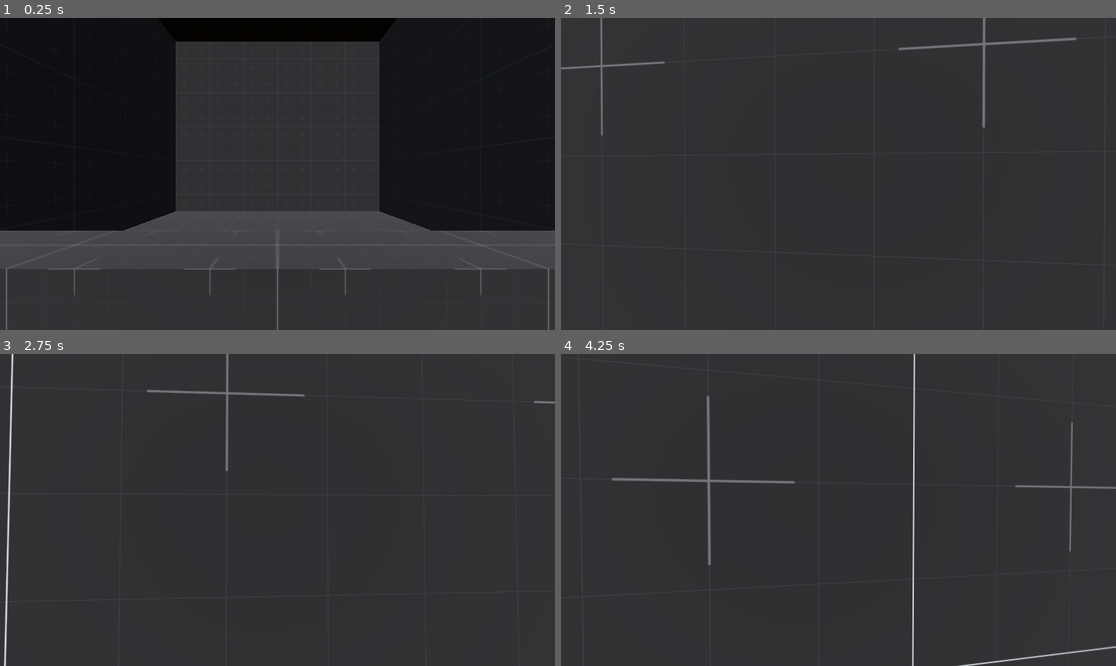
Above: before the commit, frames 1-4 (two rows, left to right).
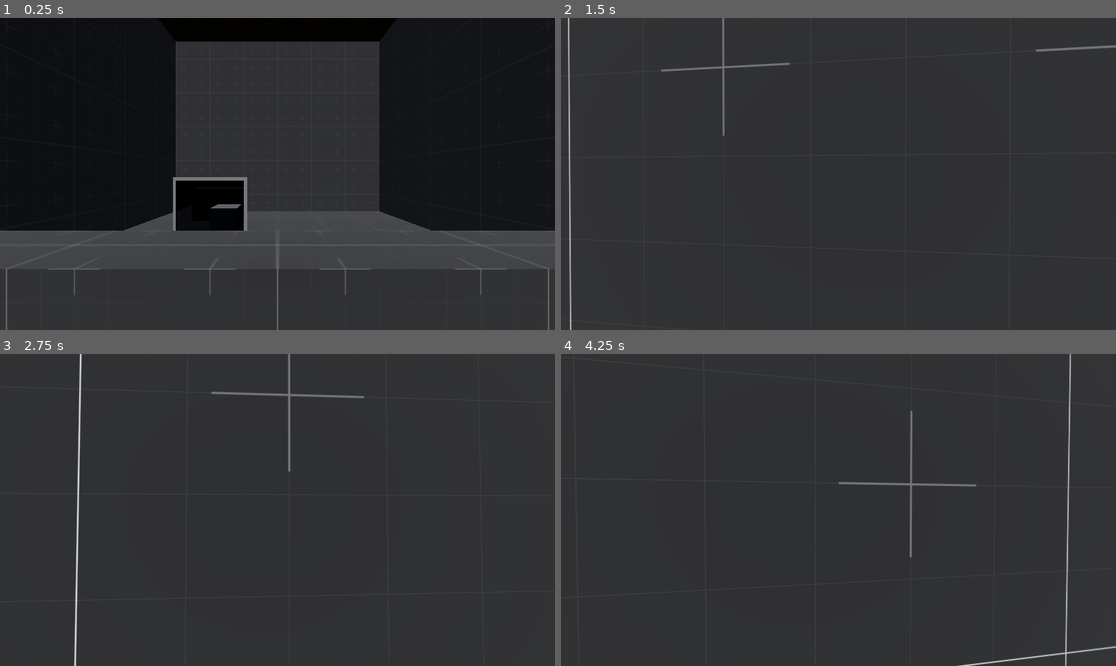
Above: after the commit, the same moments.

Repository: Wowe-Peanut/GetReal
Game: Godot game, scene res://test.tscn
The game is run twice, just before and just after one commit, with the same random seed, the same clock (stepped at 60 frames per second) and the same inputs.
Inputs (mouse positions are in pixels of both pictures, inside the frame that each line leads up to):
- Up to frame 1 (0.25 s): no input
- Up to frame 2 (1.5 s): tap Enter at 0.5 s; move the mouse to (866, 174) at 0.52 s; hold Space (jump) 0.53-1.28 s; hold W (move_forward) from 0.53 s (still down); move the mouse to (810, 174) at 1.27 s; right-click (810, 174) at 1.35 s
- Up to frame 3 (2.75 s): keep holding W (move_forward); tap Space (jump) at 1.52, 1.55, 1.82, 2.3 s; move the mouse to (288, 503) at 2.02 s; hold Q (take_picture) from 2.03 s (still down)
- Up to frame 4 (4.25 s): keep holding W (move_forward); tap Space (jump) at 2.75, 2.85, 3.02, 3.32, 3.77, 3.8, 4.07 s; move the mouse to (832, 516) at 2.77 s; release Q (take_picture) at 2.78 s; move the mouse to (877, 513) at 3.52 s; hold Right mouse button (interact) from 3.53 s (still down)

The runs differ from the first frame. In frame 1, 2.3% of the frame differs, in the area x 31-45%, y 51-69%; in frame 2, 1.4%; in frame 3, 1.4%; in frame 4, 1.8%.

Commit message:
restructure spaghetti code :spaghetti:

Diff:
--- a/box.gd
+++ b/box.gd
@@ -1,92 +1,14 @@
 extends RigidBody3D
 
-@onready var visibility_check: VisibleOnScreenNotifier3D = $VisibleOnScreenNotifier3D
 @onready var mesh: MeshInstance3D = $Mesh
 @onready var coyote_timer: Timer = $CoyoteTimer
 
-var observers: Dictionary = {}
-var to_delete: bool = false
 
 signal destroyed
 
 # Called when the node enters the scene tree for the first time.
 func _ready() -> void:
 	coyote_timer.timeout.connect(destroy_self)
-	for observer in get_tree().get_nodes_in_group("observer"):
-		observers[observer.name] = observer
-
-
-func _physics_process(_delta: float) -> void:
-	# if off screen and ct off: start coyote timer
-	"""
-	if !visibility_check.is_on_screen() and coyote_timer.is_stopped():
-		print("off screen")
-		coyote_timer.start()
-	# if on screen and ct off, and obscured, ct on
-	if visibility_check.is_on_screen() and is_obscured(get_world_3d().direct_space_state) and coyote_timer.is_stopped():
-		print("on screen, obscured")
-		coyote_timer.start()
-	# if on screen and unobscured stop and ct on, don't delete ct off
-	if visibility_check.is_on_screen() and !is_obscured(get_world_3d().direct_space_state) and !coyote_timer.is_stopped():
-		print("on screen not obscured")
-		coyote_timer.stop()
-	"""
-
-
-func is_obscured(state: PhysicsDirectSpaceState3D) -> bool:
-	var player_obscured = null
-	var mirror_obscured = null
-	for observer in observers:
-		if observer == "PlayerCam":
-			player_obscured = is_obscured_player(state)
-
-		if observer == "MirrorCam":
-			mirror_obscured = is_obscured_mirror(state)
-
-	if player_obscured != null and player_obscured:
-		if mirror_obscured != null and mirror_obscured:
-			return true
-		else:
-			return false
-	else:
-		return false
-
-
-
-func cast_ray(state: PhysicsDirectSpaceState3D, vertex: Vector3, observer_position: Vector3) -> Dictionary:
-	var from = mesh.global_transform * vertex
-	var query = PhysicsRayQueryParameters3D.create(from, observer_position)
-	query.exclude = [self] # this should change as more types of colliders are added
-	return state.intersect_ray(query)
-
-
-func is_obscured_player(state: PhysicsDirectSpaceState3D) -> bool:
-	# for each corner of the box
-	for vertex in mesh.get_mesh().get_faces():
-		# cast a ray to the player cam
-		var result = cast_ray(state, vertex, observers["PlayerCam"].global_position)
-		# if we hit the player, we can see the box, return true
-		if result and result.collider.name == "Player":
-			return false
-	# if all the corners are accounted for and not returned true, we can't see the box
-	return true
-
-
-func is_obscured_mirror(state: PhysicsDirectSpaceState3D) -> bool:
-	# if the mirror is not even facing the box, do not even check for obscurity (you can't see the box)
-	if observers["MirrorCam"].global_transform.basis.z.normalized().dot(global_position) > 0:
-		return true
-	# loop through all the corners of the box and cast a ray to the mirror cam (rotation of cam does not matter if position is correct [it is])
-	for vertex in mesh.get_mesh().get_faces():
-		var result = cast_ray(state, vertex, observers["MirrorCam"].global_position)
-		# if we hit the mirror, immediately cast to the player to see if the player can see the reflected position of the box
-		if result and result.collider.name == "Mirror":
-			result = cast_ray(state, result.position, observers["PlayerCam"].global_position)
-			# if the player can see the box corner in the mirror, we can see the box
-			if result and result.collider.name == "Player":
-				return false
-	# if all the corners are accounted for and not returned true, we can't see the box
-	return true
 
 
 func destroy_self() -> void:
--- a/los_checker.gd
+++ b/los_checker.gd
@@ -16,39 +16,18 @@
 	connect("observer_state_changed", _on_observer_state_changed)
 
 func _on_observer_state_changed():
-	print("state_changed")
+	# get all boxes in the scene
 	var boxes = get_tree().get_nodes_in_group("box")
 
-
-	print("seen: ", player_observer.seen)
-	print("observed: ", player_observer.observed)
+	# iterate in all the boxes the player can see (even through other observers)
 	for box in player_observer.observed:
+		# stop coyote time if started
 		if !box.coyote_timer.is_stopped():
 			box.coyote_timer.stop()
+		# remove box from list of all boxes in scene
 		boxes.erase(box)
 
+	# any remaining boxes must not be able to be seen. start coyote time for them
 	for box in boxes:
 		box.coyote_timer.start()
 		pass
-
-
-
-
-
-""" ALGORITHM
-
-What we can detect: when an observers state changes (when what it can see changes)
-
-if player changed: deal with immeditely (1)
-else: update observer
-
-(1):
-	if new box in view_cone: check obscured
-	if new observer: check check line of sight from observer to player
-		if los: (2)
-		else: end
-(2):
-	check los from all seen in observer to player
-
-
-"""
--- a/mirror.tscn
+++ b/mirror.tscn
@@ -1,8 +1,11 @@
-[gd_scene load_steps=8 format=3 uid="uid://b41j52vgwvasr"]
+[gd_scene load_steps=9 format=3 uid="uid://b41j52vgwvasr"]
 
 [ext_resource type="Script" path="res://mirror.gd" id="1_23741"]
-[ext_resource type="PackedScene" uid="uid://bvn4e80dw8ksb" path="res://mirror_observer.tscn" id="2_dpbau"]
 [ext_resource type="Shader" path="res://mirror.gdshader" id="2_hyqdn"]
+[ext_resource type="PackedScene" uid="uid://tb1yinrrwcmg" path="res://observer.tscn" id="2_tte1p"]
+
+[sub_resource type="ConvexPolygonShape3D" id="ConvexPolygonShape3D_l6uc4"]
+points = PackedVector3Array(0, 0, 0)
 
 [sub_resource type="QuadMesh" id="QuadMesh_5n1ph"]
 resource_local_to_scene = true
@@ -28,9 +31,12 @@
 
 [node name="MirrorCam" type="Camera3D" parent="View"]
 
-[node name="MirrorObserver" parent="View/MirrorCam" node_paths=PackedStringArray("camera", "self_collider") instance=ExtResource("2_dpbau")]
+[node name="MirrorObserver" parent="View/MirrorCam" node_paths=PackedStringArray("camera", "self_collider") instance=ExtResource("2_tte1p")]
 camera = NodePath("..")
 self_collider = NodePath("../../..")
+
+[node name="CollisionShape3D" type="CollisionShape3D" parent="View/MirrorCam/MirrorObserver"]
+shape = SubResource("ConvexPolygonShape3D_l6uc4")
 
 [node name="Mesh" type="MeshInstance3D" parent="."]
 mesh = SubResource("QuadMesh_5n1ph")
--- a/mirror_observer.gd
+++ /dev/null
@@ -1,4 +0,0 @@
-extends Observer
-
-func check_corner_obscured(state: PhysicsDirectSpaceState3D, box: RigidBody3D, vertex: Vector3) -> Dictionary:
-	return cast_ray(state, box, vertex, camera.global_position)
--- a/mirror_observer.tscn
+++ /dev/null
@@ -1,14 +0,0 @@
-[gd_scene load_steps=4 format=3 uid="uid://bvn4e80dw8ksb"]
-
-[ext_resource type="PackedScene" uid="uid://tb1yinrrwcmg" path="res://observer.tscn" id="1_j1iq4"]
-[ext_resource type="Script" path="res://mirror_observer.gd" id="2_3ibm4"]
-
-[sub_resource type="ConvexPolygonShape3D" id="ConvexPolygonShape3D_s17or"]
-points = PackedVector3Array(0, 0, 0)
-
-[node name="mirror_observer" instance=ExtResource("1_j1iq4")]
-collision_mask = 68
-script = ExtResource("2_3ibm4")
-
-[node name="CollisionShape3D" type="CollisionShape3D" parent="." index="0"]
-shape = SubResource("ConvexPolygonShape3D_s17or")
--- a/observer.gd
+++ b/observer.gd
@@ -4,9 +4,7 @@
 @export var camera: Camera3D = get_parent()
 @export var self_collider: PhysicsBody3D
 
-
 @onready var shape: CollisionShape3D = $CollisionShape3D
-
 
 var seen: Array = []
 
@@ -26,9 +24,15 @@
 func set_points(points) -> void:
 	shape.shape.points = points
 
-func cast_ray(state: PhysicsDirectSpaceState3D, box: RigidBody3D, vertex: Vector3, camera_position: Vector3) -> Dictionary:
-	var query = PhysicsRayQueryParameters3D.create(box.global_transform * vertex, camera_position)
-	query.exclude = [box] # this should change as more types of colliders are added
+func cast_ray(state: PhysicsDirectSpaceState3D, start_global_position: Vector3, end_global_position: Vector3, exclude: Array[PhysicsBody3D]) -> Dictionary:
+	var query = PhysicsRayQueryParameters3D.create(start_global_position, end_global_position)
+
+	# convert objects to RIDs, because reasons
+	var exclude_rid: Array[RID] = []
+	for object in exclude:
+		exclude_rid.append(object.get_rid())
+	query.exclude = exclude_rid
+
 	return state.intersect_ray(query)
 
 func _on_body_entered(body) -> void:
--- a/player.gd
+++ b/player.gd
@@ -1,10 +1,10 @@
 extends CharacterBody3D
 
 @export_category("Player")
-@export_range(1, 35, 1) var speed: float = 10 # m/s
+@export_range(1, 35, 1) var speed: float = 7 # m/s
 @export_range(10, 400, 1) var acceleration: float = 100 # m/s^2
 
-@export_range(0.1, 3.0, 0.1) var jump_height: float = 1 # m
+@export_range(0.1, 3.0, 0.1) var jump_height: float = 0.5 # m
 @export_range(0.1, 9.25, 0.05, "or_greater") var camera_sens: float = 3
 
 var jumping: bool = false
--- a/player_observer.gd
+++ b/player_observer.gd
@@ -6,53 +6,46 @@
 	var state = get_world_3d().direct_space_state
 	for observed_object in seen:
 		if observed_object.is_in_group("box"):
-			#cast rays
-
-			#if obscured and not previously: remove
-			#if obscured and previously: nothing
-			#if not obscured and previously: add
-			#if not obscured and not previously: nothing
 			var obscured = is_obscured(state, observed_object)
-			if obscured:
-				var len = len(observed)
-				observed.erase(observed_object)
-				if len(observed) != len:
-					LosChecker.emit_signal("observer_state_changed")
-			elif not observed.has(observed_object):
-				observed.append(observed_object)
-				LosChecker.emit_signal("observer_state_changed")
+			modify_observed(observed_object, obscured)
 		else:
 			check_observer(state, observed_object.observer)
 
-func is_obscured(state: PhysicsDirectSpaceState3D, observed: RigidBody3D) -> bool:
-	for vertex in remove_duplicate(observed.mesh.mesh.get_faces()):
-		var result = cast_ray(state, observed, vertex, camera.global_position)
+func modify_observed(observed_object: RigidBody3D, obscured: bool) -> void:
+	if obscured:
+		var observed_len = len(observed)
+		observed.erase(observed_object)
+		if len(observed) != observed_len:
+			LosChecker.emit_signal("observer_state_changed")
+	elif not observed.has(observed_object):
+		observed.append(observed_object)
+		LosChecker.emit_signal("observer_state_changed")
+
+
+func is_obscured(state: PhysicsDirectSpaceState3D, box: RigidBody3D) -> bool:
+	for vertex in remove_duplicate(box.mesh.mesh.get_faces()):
+		# cast a ray from the box to the player cam
+		var result = cast_ray(state, box.global_transform * vertex, camera.global_position, [box])
+		# if we hit the player, we can see that corner of the box
 		if result.collider == self_collider:
 			return false
 	return true
 
 func check_observer(state: PhysicsDirectSpaceState3D, observer: Observer) -> void:
-	#print(observer.seen)
 	for observed_object in observer.seen:
 		if observed_object.is_in_group("box"):
 			var obscured = is_obscured_through_observer(state, observer, observed_object)
-			if obscured:
-				var len = len(observed)
-				observed.erase(observed_object)
-				if len(observed) != len:
-					LosChecker.emit_signal("observer_state_changed")
-			elif not observed.has(observed_object):
-				observed.append(observed_object)
-				LosChecker.emit_signal("observer_state_changed")
+			modify_observed(observed_object, obscured)
 
 
-func is_obscured_through_observer(state: PhysicsDirectSpaceState3D, observer: Observer, observed_object: RigidBody3D) -> bool:
-	for vertex in remove_duplicate(observed_object.mesh.mesh.get_faces()):
-		var result = observer.check_corner_obscured(state, observed_object, vertex)
+func is_obscured_through_observer(state: PhysicsDirectSpaceState3D, observer: Observer, box: RigidBody3D) -> bool:
+	for vertex in remove_duplicate(box.mesh.mesh.get_faces()):
+		# cast a ray from the box to the observer
+		var result = cast_ray(state, box.global_transform * vertex, observer.camera.global_position, [box])
 		if result and result.collider == observer.self_collider:
-			var query = PhysicsRayQueryParameters3D.create(result.position, camera.global_position)
-			query.exclude = [observer.self_collider] # this should change as more types of colliders are added
-			result = state.intersect_ray(query)
+			# if we hit the observer, then cast another ray from the observer to the player cam
+			result = cast_ray(state, result.position, camera.global_position, [observer.self_collider])
+			# if we hit the player, we can see that corner of the box in the observer
 			if result.collider == self_collider:
 				return false
 	return true
--- a/test.tscn
+++ b/test.tscn
@@ -1,7 +1,8 @@
-[gd_scene load_steps=7 format=3 uid="uid://c3jr12ajd7mo4"]
+[gd_scene load_steps=8 format=3 uid="uid://c3jr12ajd7mo4"]
 
 [ext_resource type="PackedScene" uid="uid://bjgyylqm3xc11" path="res://player.tscn" id="1_a76g4"]
 [ext_resource type="Material" uid="uid://byswl41fa324d" path="res://default_environment_texture.tres" id="3_duvdi"]
+[ext_resource type="PackedScene" uid="uid://b41j52vgwvasr" path="res://mirror.tscn" id="4_5022i"]
 [ext_resource type="PackedScene" uid="uid://c6t43xntvjerc" path="res://box.tscn" id="4_i4ok3"]
 
 [sub_resource type="ProceduralSkyMaterial" id="ProceduralSkyMaterial_avhxm"]
@@ -40,3 +41,6 @@
 
 [node name="Box" parent="." instance=ExtResource("4_i4ok3")]
 transform = Transform3D(1, 0, 0, 0, 1, 0, 0, 0, 1, -1, -2, -1)
+
+[node name="Mirror" parent="." instance=ExtResource("4_5022i")]
+transform = Transform3D(1, 0, 0, 0, 1, 0, 0, 0, 1, -1, -2, -2)
